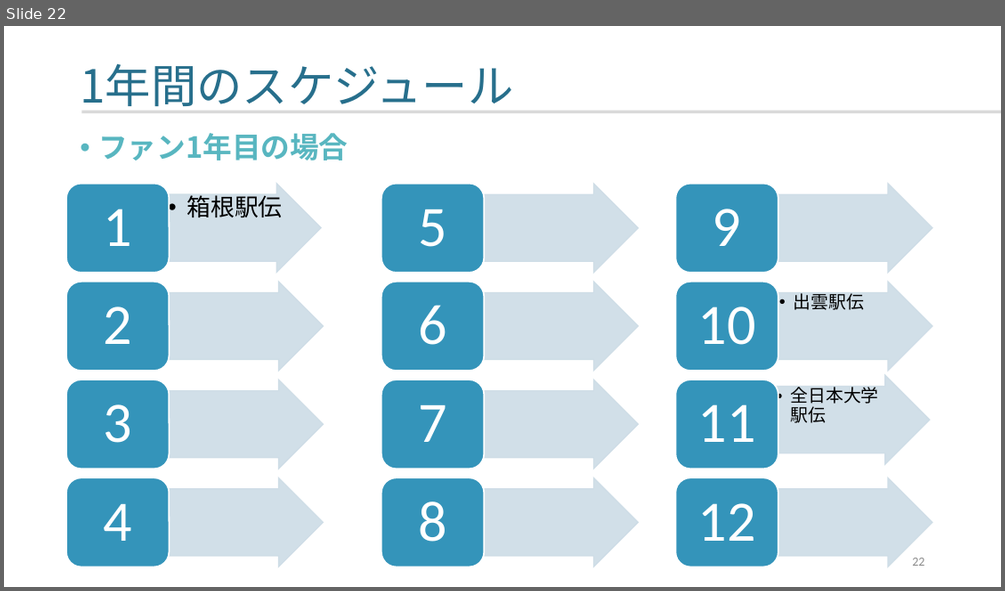
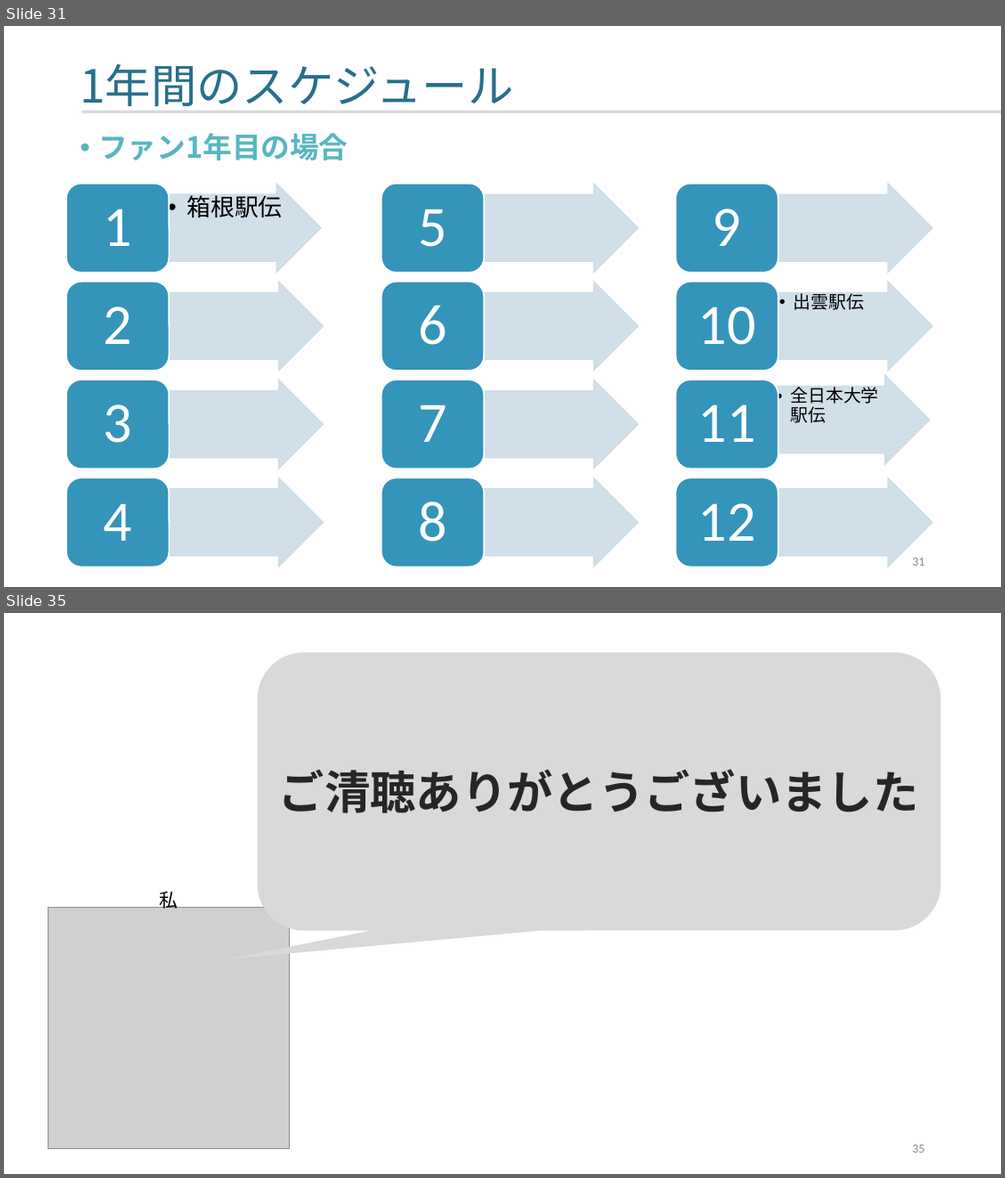
Before and after one commit to yamada-ai/java-prac, a slide deck: 2025_0131_箱根駅伝_aa.pptx. Shown one above the other, each under a label of ours: slide 22 before the commit, slides 31 and 35 after it; the slides between them are not shown. The pictures are 1005x591 and 1005x1178 pixels, drawn with LibreOffice and Linux fonts; fonts in the diff are those of the drawing; grey boxes stand for pictures. Boxes give left, top, right and bottom in pixels: in the first picture for what was removed or moved away, otherwise in the second. Text is boxed around its words. In the diff, an @@ line names an element or a change of style, - is before the commit and + after.

```diff
--- a/2025_0131_箱根駅伝_aa.pptx
+++ b/2025_0131_箱根駅伝_aa.pptx
@@ slide 35 added at (x1=4, y1=613, x2=1001, y2=1174), background #FFFFFF @@
@@ rounded speech box added at (x1=258, y1=653, x2=941, y2=931), fill #D9D9D9, 44 pt, text #262626, bold @@
+ご清聴ありがとうございました
@@ text added at (x1=159, y1=891, x2=178, y2=908), 18 pt, text #000000 @@
+私
@@ picture added at (x1=48, y1=908, x2=289, y2=1149) @@
@@ page number added at (x1=912, y1=1144, x2=924, y2=1152), 12 pt, text #8C8C8C @@
+35
@@ what was slide 22 is now slide 31 @@
@@ page number at (x1=912, y1=557, x2=924, y2=565): text changed @@
-22
+31
```
Also in this commit, not shown: 13 slides changed, 9 other slides added.
